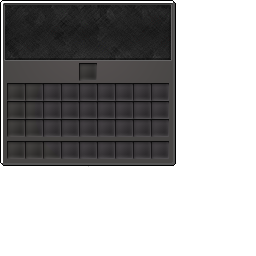
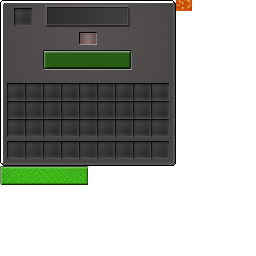
Two versions of the same layered image (256x256). Layer-by-layer changes:
added layer "Layer 25" above "Layer 29" over box(0, 50, 132, 185)
added layer "Layer 29" above "Layer 26" over box(47, 7, 128, 25)
added layer "Layer 26" above "Layer 28" over box(14, 8, 32, 26)
added layer "Layer 27" above "Layer 18" over box(176, 0, 192, 11)
showed "Layer 18", moved it above "coalGenerator", painted on it over box(80, 33, 96, 46)
added layer "coalGenerator" above "Layer 4" over box(0, 0, 192, 185)
hid "Layer 24" over box(79, 63, 97, 81)
hid "Layer 22" over box(5, 5, 171, 60)
